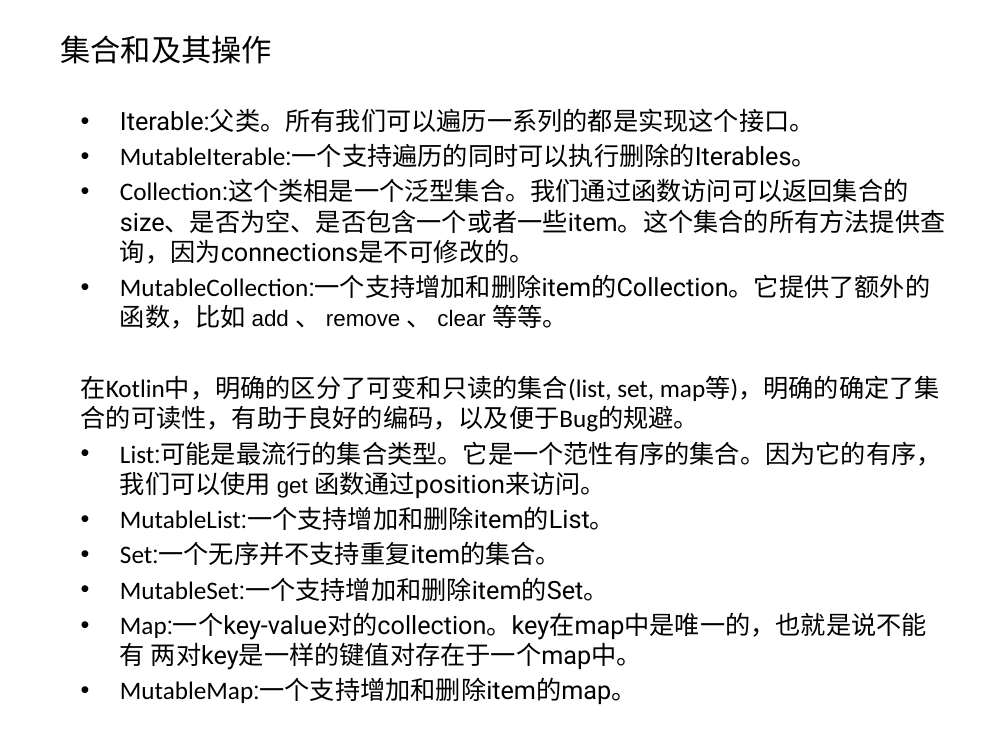
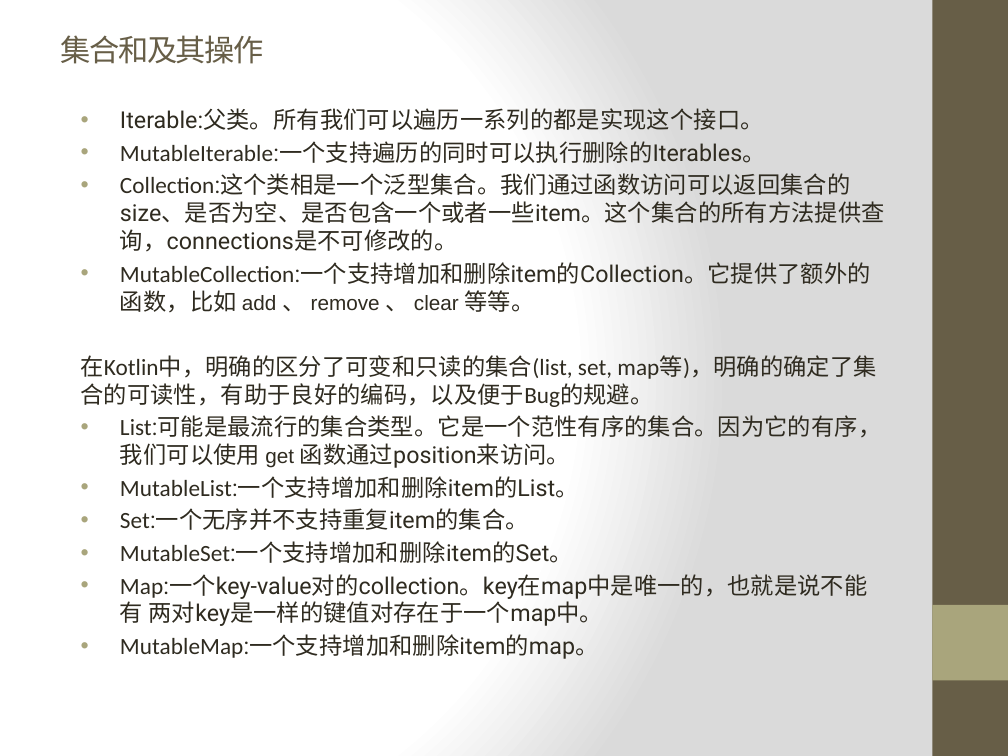
Before and after one commit to zxf2871/KotlinStudy, a slide deck: slide 34 of Kotlin初探.pptx. Drawn at 1008x756 pixels with LibreOffice and Linux fonts; fonts in the diff are those of the drawing. Boxes give left, top, right and bottom in pixels: in the first picture for what was removed or moved away, otherwise in the second. Text is boxed around its words. In the diff, an @@ line names an element or a change of style, - is before the commit and + after.

Commit message:
修改3 ppt

```diff
--- a/Kotlin初探.pptx
+++ b/Kotlin初探.pptx
@@ background #FFFFFF to gradient #FFFFFF to #DADADA @@
@@ rectangle added at [932, 0, 1008, 756], fill #675E47 @@
@@ title "集合和及其操作" at [60, 35, 263, 64]: font Calibri to Cambria, text colour #000000 to #675E47, letter spacing 0 to -1 pt @@
@@ text at [81, 108, 881, 659]: size 18 to 16.6 pt in "Iterable:父类。所有我们可以遍历一系列的都是实现这个接口。", "MutableIterable:一个支持遍历的同时可以执行删除的Iterables。", "在Kotlin中，明确的区分了可变和只读的集合(list, set, map等)，明确的确定了集合的可读性，有助于良好的 ...", "List:可能是最流行的集合类型。它是一个范性有序的集合。因为它的有序， 我们可以使用 函数通过position来访问。" and 5 more places; text colour #000000 to #2F2B20 in "Iterable:父类。所有我们可以遍历一系列的都是实现这个接口。", "MutableIterable:一个支持遍历的同时可以执行删除的Iterables。", "在Kotlin中，明确的区分了可变和只读的集合(list, set, map等)，明确的确定了集合的可读性，有助于良好的 ...", "List:可能是最流行的集合类型。它是一个范性有序的集合。因为它的有序， 我们可以使用 get 函数通过position ..." and 5 more places; size 16 to 14.8 pt in "get" @@
@@ text at [120, 174, 885, 313]: text changed; size 18 to 16.6 pt; text colour #000000 to #2F2B20 @@
-• Collection:这个类相是一个泛型集合。我们通过函数访问可以返回集合的 size、是否为空、是否包含一个或者一些item。这个集合的所有方法提供查 询，因为connections是不可修改的。
-• MutableCollection:一个支持增加和删除item的Collection。它提供了额外的 函数，比如 add 、 remove 、 clear 等等。
+• Collection:这个类相是一个泛型集合。我们通过函数访问可以返回集合的 size、是否为空、是否包含一个或者一些item。这个集合的所有方法提供查询，connections是不可修改的。
+• MutableCollection:一个支持增加和删除item的Collection。它提供了额外的函数，比如 add 、 remove 、 clear 等等。
@@ rectangle added at [932, 605, 1008, 680], fill #A9A57C @@
```
Also in this commit, not shown: 34 other slides changed, 1 slide removed, 1 other file.
